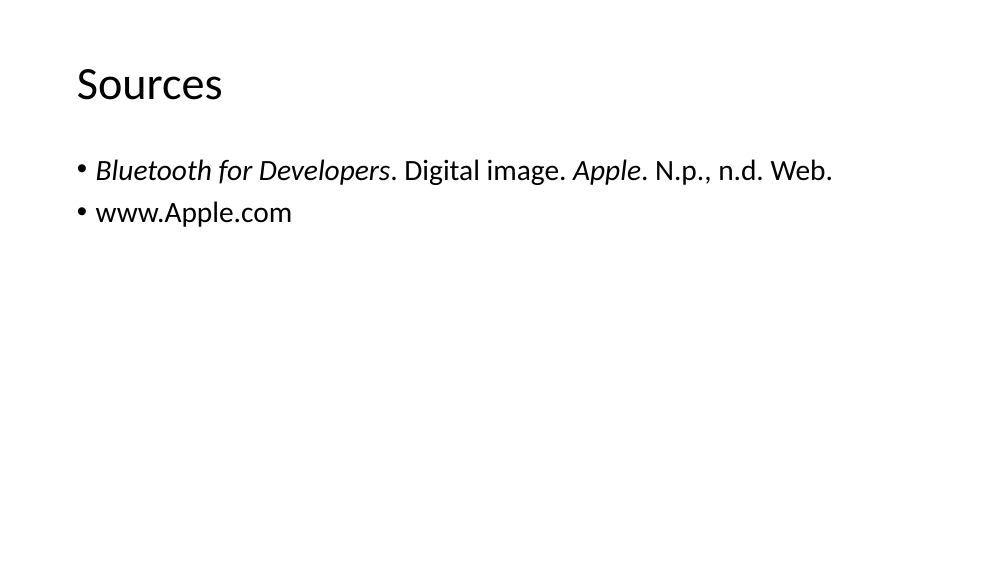
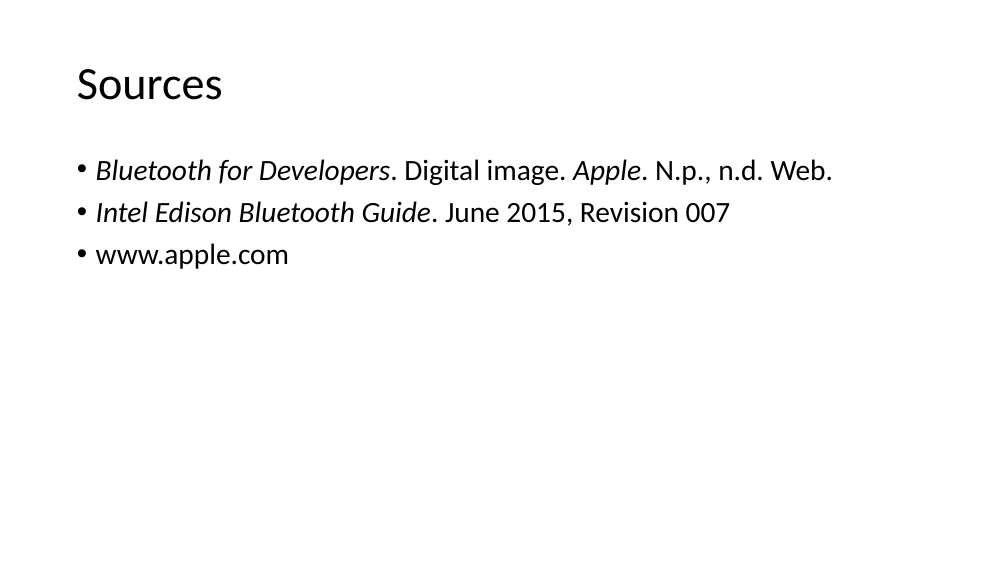
Before and after one commit to capstone411/SHAF, a slide deck: slide 7 of Capstone/presentations/Bluetooth Low Energy.pptx (slide 5 before the commit). Drawn at 1008x567 pixels with LibreOffice and Linux fonts; fonts in the diff are those of the drawing. Boxes give left, top, right and bottom in pixels: in the first picture for what was removed or moved away, otherwise in the second. Text is boxed around its words. In the diff, an @@ line names an element or a change of style, - is before the commit and + after.

Commit message:
Presentations for Feb. 24 Meeting
- Updated Project doc
- Added to Bluetooth slide
- Edited and added to “sEMG Signal Analysis” slide
- Added new project schedule

```diff
--- a/Capstone/presentations/Bluetooth Low Energy.pptx
+++ b/Capstone/presentations/Bluetooth Low Energy.pptx
@@ text at (96,201,731,269): text changed @@
-• www.Apple.com
+• Intel Edison Bluetooth Guide. June 2015, Revision 007
+• www.apple.com
```
Also in this commit, not shown: 2 slides added, 3 other files.
